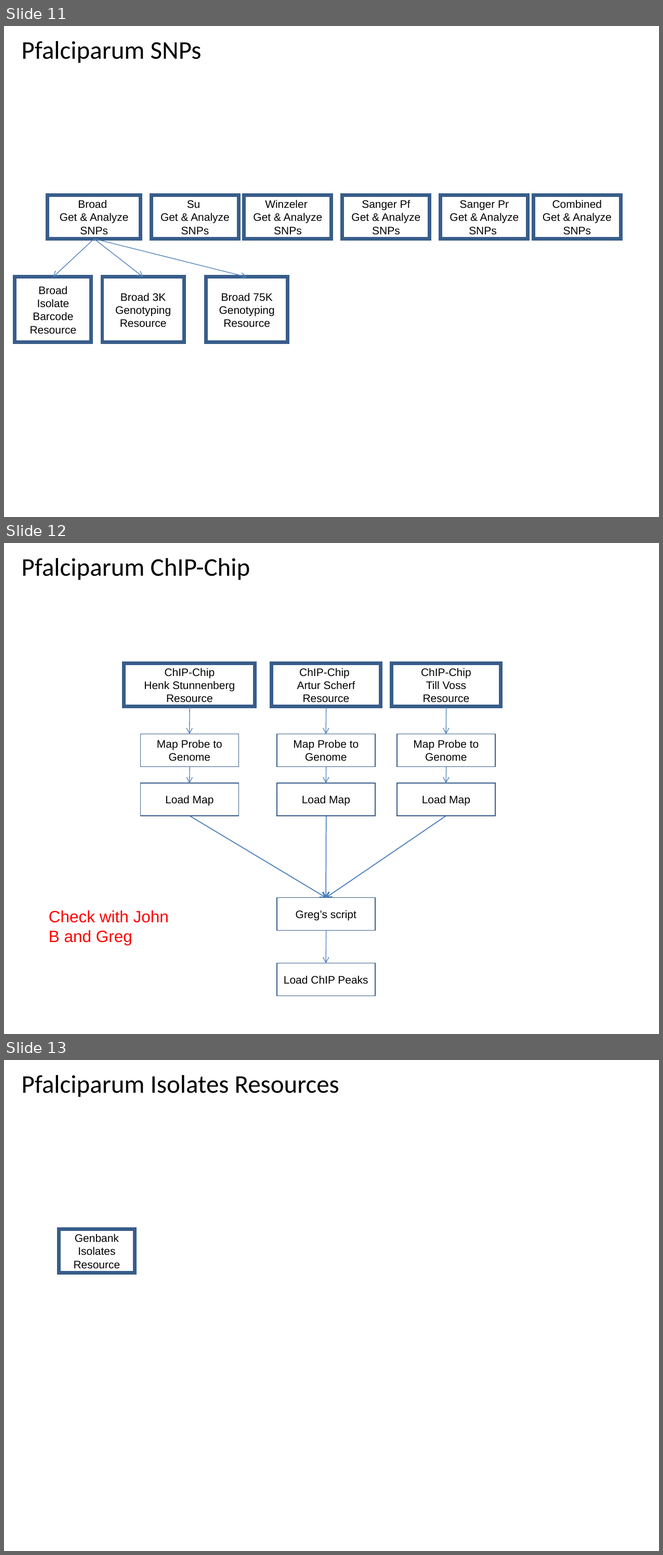
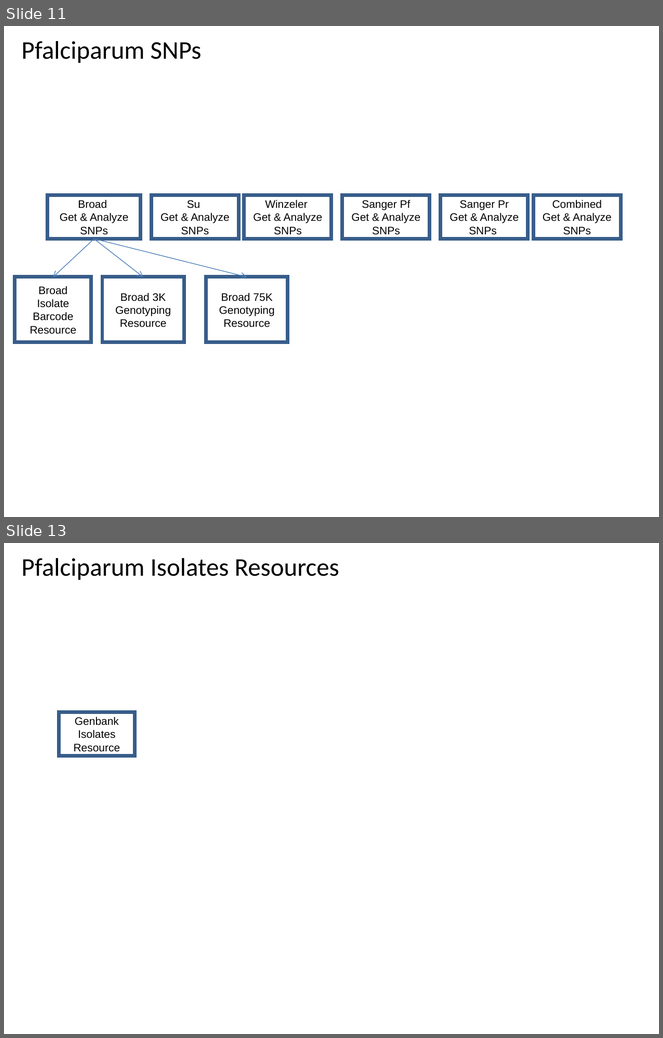
Before and after one commit to VEuPathDB/ApiCommonWorkflow, a slide deck: Main/doc/IntegratedWorkflow.ppt. Shown one above the other, each under a label of ours: slides 11, 12 and 13 before the commit, slides 11 and 13 after it; the slides between them are not shown. The pictures are 663x1555 and 663x1038 pixels, drawn with LibreOffice and Linux fonts; fonts in the diff are those of the drawing. Boxes give left, top, right and bottom in pixels: in the first picture for what was removed or moved away, otherwise in the second. Text is boxed around its words. In the diff, an @@ line names an element or a change of style, - is before the commit and + after.

```diff
--- a/Main/doc/IntegratedWorkflow.ppt
+++ b/Main/doc/IntegratedWorkflow.ppt
@@ slide 12 removed at [4, 543, 659, 1034], background #FFFFFF @@
@@ title removed at [22, 558, 250, 580] @@
-Pfalciparum ChIP-Chip
@@ rectangle removed at [124, 663, 255, 707] @@
-ChIP-Chip
-Henk Stunnenberg
-Resource
@@ rectangle removed at [271, 663, 380, 707] @@
-ChIP-Chip
-Artur Scherf
-Resource
@@ rectangle removed at [392, 663, 501, 707] @@
-ChIP-Chip
-Till Voss
-Resource
@@ arrow removed from (190, 707) to (190, 734) @@
@@ arrow removed from (326, 707) to (326, 734) @@
@@ arrow removed from (446, 707) to (446, 734) @@
@@ rectangle removed at [140, 734, 239, 767] @@
-Map Probe to Genome
@@ rectangle removed at [277, 734, 375, 767] @@
-Map Probe to Genome
@@ rectangle removed at [397, 734, 495, 767] @@
-Map Probe to Genome
@@ arrow removed from (190, 767) to (190, 783) @@
@@ arrow removed from (326, 767) to (326, 783) @@
@@ arrow removed from (446, 767) to (446, 783) @@
@@ rectangle removed at [140, 783, 239, 816] @@
-Load Map
@@ rectangle removed at [277, 783, 375, 816] @@
-Load Map
@@ rectangle removed at [397, 783, 495, 816] @@
-Load Map
@@ arrow removed from (190, 816) to (326, 898) @@
@@ arrow removed from (326, 816) to (326, 898) @@
@@ arrow removed from (446, 816) to (326, 898) @@
@@ rectangle removed at [277, 898, 375, 931] @@
-Greg’s script
@@ text removed at [49, 911, 169, 945] @@
-Check with John B and Greg
@@ arrow removed from (326, 931) to (326, 964) @@
@@ rectangle removed at [277, 964, 375, 996] @@
-Load ChIP Peaks
```
Also in this commit, not shown: 9 slides changed, 2 slides added.
